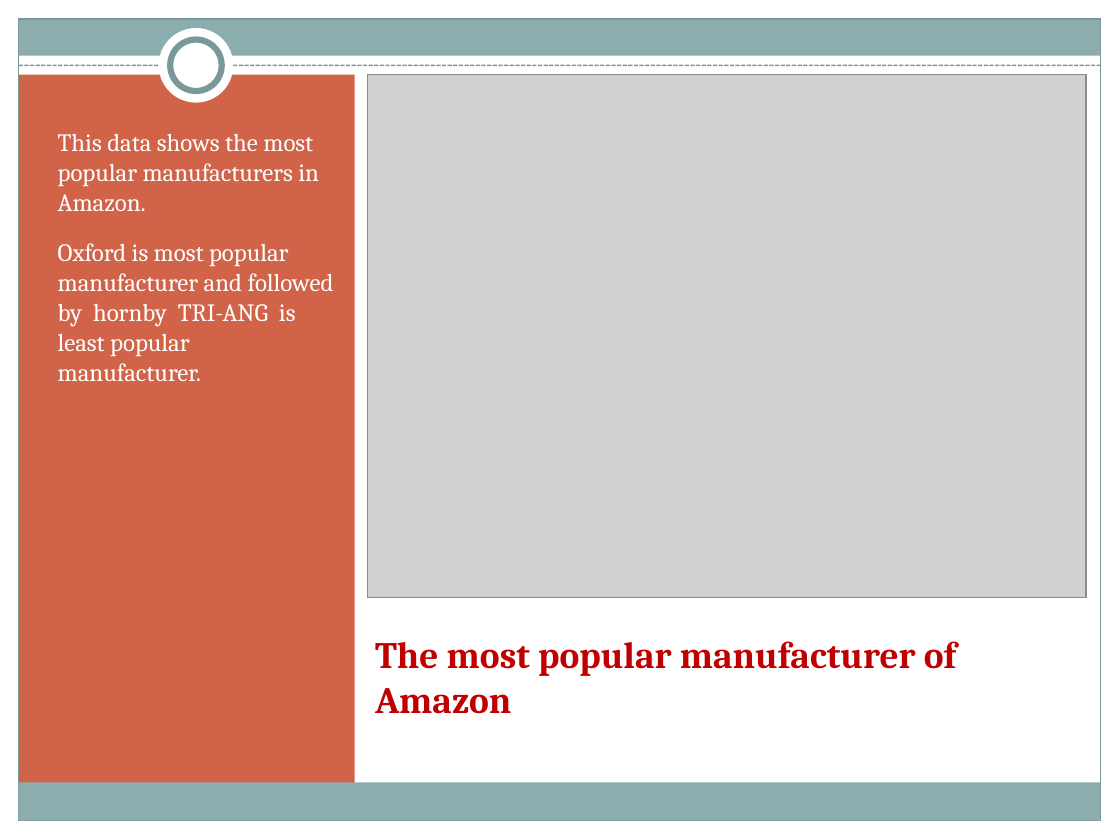
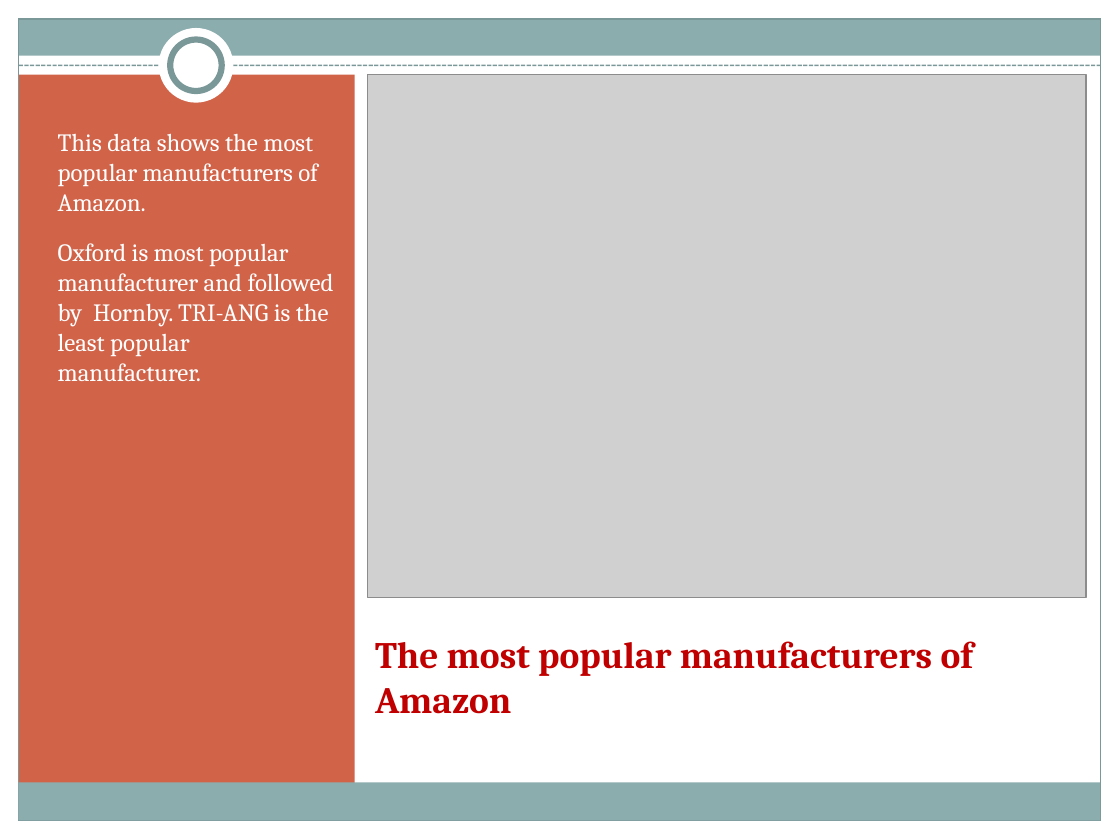
Before and after one commit to AshaSharmaGitHub/CDF-Project, a slide deck: slide 2 of Project-PPT.pptx. Drawn at 1120x840 pixels with LibreOffice and Linux fonts; fonts in the diff are those of the drawing; grey boxes stand for pictures. Boxes give left, top, right and bottom in pixels: in the first picture for what was removed or moved away, otherwise in the second. Text is boxed around its words. In the diff, an @@ line names an element or a change of style, - is before the commit and + after.

Commit message:
Completed the PPT

```diff
--- a/Project-PPT.pptx
+++ b/Project-PPT.pptx
@@ text at [58, 134, 334, 382]: text changed @@
-This data shows the most popular manufacturers in Amazon.
-Oxford is most popular manufacturer and followed by hornby TRI-ANG is least popular manufacturer.
+This data shows the most popular manufacturers of Amazon.
+Oxford is most popular manufacturer and followed by Hornby. TRI-ANG is the least popular manufacturer.
@@ title at [375, 641, 973, 714]: text changed @@
-The most popular manufacturer of Amazon
+The most popular manufacturers of Amazon
```
Also in this commit, not shown: 3 other slides changed, 2 other files.
